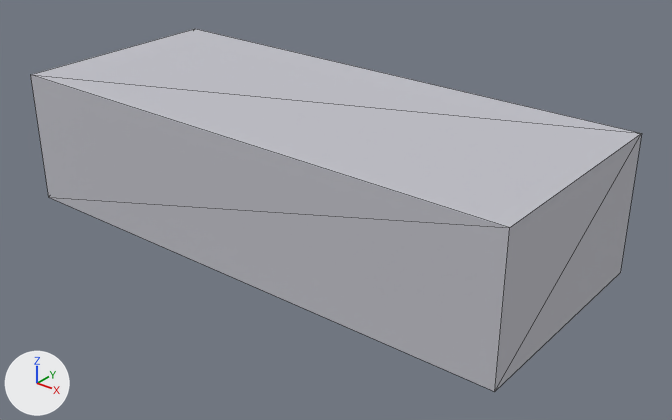
Two versions of the glTF model public/engine-parts/mvp/v3-part-air-traeger-01.glb, one commit apart.
Before and after are seen from a camera (50 mm lens) standing at (1.174, -1.384, 0.782) and looking at (0.065, 0.003, -0.078). The lights are fixed; the arrows at lower left show +X, +Y and +Z. The picture after the commit comes second. Mesh edges are drawn as thin lines.

Objects in the first picture: 'air_traeger_01'.
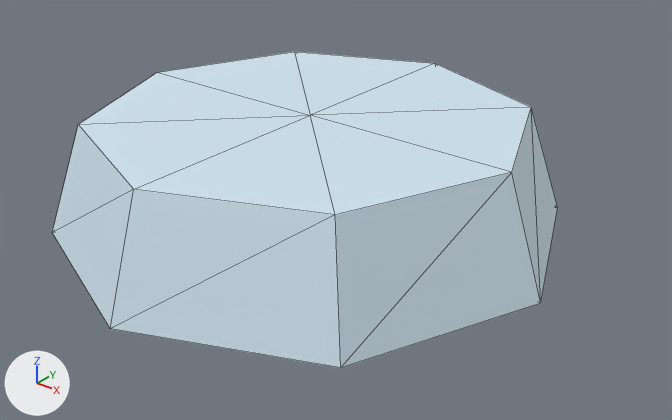
Pixel boxes [x1, y1, x2, y2] of what changed, in the pictures (672 x 420 px):
'air_traeger_01', recoloured, reshaped (17% narrower, 13% shorter): before [31, 29, 642, 391]; after [52, 52, 558, 368]

The change, as a list of edits to the scene's bpy script:
```text
Change mat_air_traeger_01_meshmat:
    mat_air_traeger_01_meshmat.base_color: (0.55, 0.55, 0.6) -> (0.7, 0.85, 0.95)  # light grey #c4c4cb -> pale blue #daedf9
Change me_air_traeger_01_mesh:
    used by ob_air_traeger_01; location = (0.0, 0.0, 0.0)
    remove me_air_traeger_01_mesh.from_pydata(...)  # 8 vertices, 12 faces; spans x -0.6..0.6, y -0.25..0.25, z -0.15..0.15
    add me_air_traeger_01_mesh.from_pydata(...)  # 18 vertices, 32 faces; spans x -0.55..0.55, y -0.55..0.55, z -0.12..0.12
    me_air_traeger_01_mesh part 1: the whole mesh is rebuilt
```
